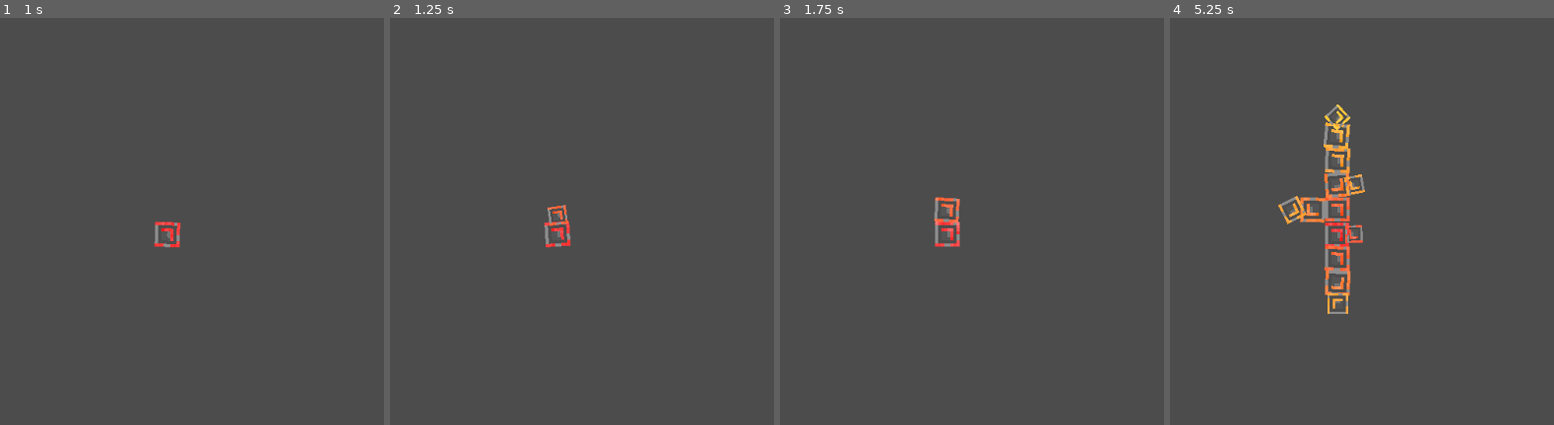
Above: before the commit, frames 1-4 (left to right).
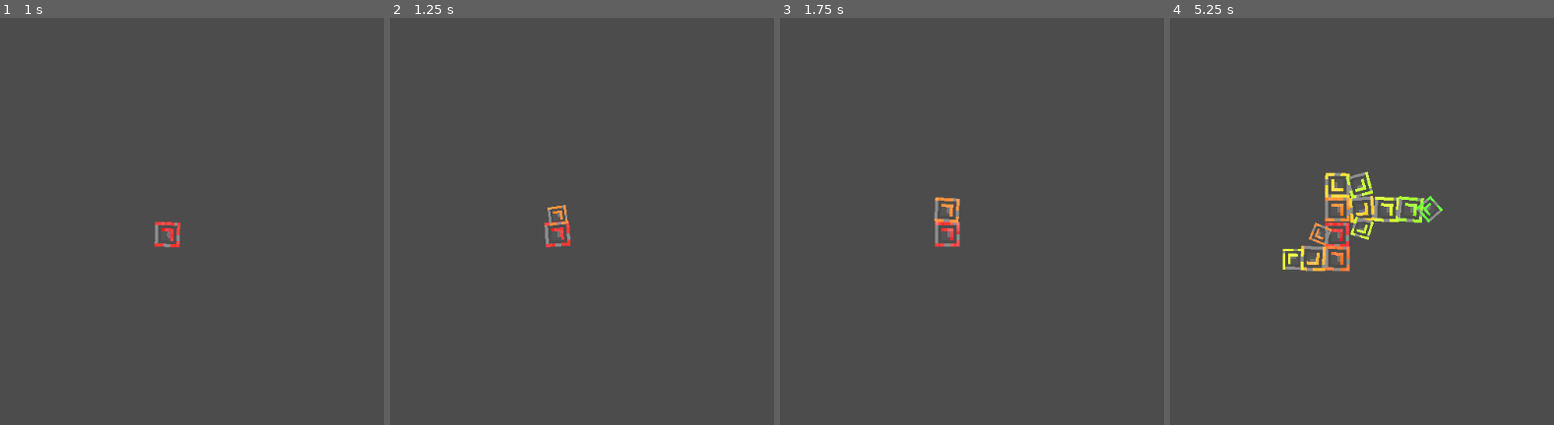
Above: after the commit, the same moments.

Repository: HoneyPony/your-attempt-to-avoid-certain-doom-at-the-hands-of-exponential-ish-growth-a-tower-defense-game
Game: Godot game, scene res://Game.tscn
Two runs of this game, one before a commit and one after it. Both use one fixed random seed, a clock stepped at 60 frames per second and the inputs below.
Inputs:
- Up to frame 1 (1 s): no input
- Up to frame 2 (1.25 s): no input
- Up to frame 3 (1.75 s): no input
- Up to frame 4 (5.25 s): no input

Frame 1 is identical in both runs. In frame 2, less than 0.1% of the frame differs, in the area x 41-47%, y 45-51%; in frame 3, 0.1%; in frame 4, 3.8%, in the area x 28-72%, y 21-73%.

Commit message:
Various tweaks to see how they might affect the shape

Diff:
--- a/virus/Virus.gd
+++ b/virus/Virus.gd
@@ -5,6 +5,20 @@
 
 var spawn_timer = 1.0
 var direction_preference = null
+
+var generation = 1
+
+# Only attempt to spawn a certain number of times before giving up forever.
+# (disabled for now)
+# var spawns_left = 15
+
+# "Inherited" traits:
+# Traits that intend to asymetrize the tree, by being inherited + mutated along the way.
+# Speed: how fast we make children. Some viruses will be slower or faster.
+var speed = 1.0
+
+# Strength: the highest generation allowed of this virus.
+var strength = 12
 
 func _ready():
 	parent_vc = get_parent()
@@ -21,8 +35,9 @@
 	spawn_timer -= delta
 	if spawn_timer < 0:
 		try_spawns()
+		#if spawns_left > 0:
 		# Reset timer
-		spawn_timer = parent_vc.spawn_timer_max * rand_range(0.95, 1.05)
+		spawn_timer = parent_vc.spawn_timer_max * rand_range(0.95, 1.05) * speed
 
 	# Animate the spawn/jitter effects
 	animate()
@@ -62,10 +77,20 @@
 	# Hue shift... shows child-parent relationships, as well, which might
 	# be cool
 	var hue = color.h
-	hue += rand_range(0.01, 0.04)
+	hue += rand_range(0.04, 0.08)
 	while hue > 1.0:
 		hue -= 1.0
 	v.get_node("Energy").modulate = Color.from_hsv(hue, color.s, color.v)
+
+	# Keep track of generation
+	v.generation = generation + 1
+
+	# Genetic mutation
+	v.speed = speed * rand_range(0.95, 1 / 0.95)
+	v.speed = clamp(v.speed, 0.7, 1.4)
+
+	v.strength = strength + rand_range(-2.5, 2.5)
+	v.strength = clamp(v.strength, 8, 18)
 
 	parent_vc.add_child(v)
 
@@ -74,13 +99,23 @@
 	if new_coord in parent_vc.used_coordinates:
 		return false
 
+	if new_coord in parent_vc.avoid_coordinates:
+		return false
+
 	spawn(new_coord, direction)
 	return true
 
 func try_spawns():
+	if generation >= strength:
+		return
+
 	var coord_deltas = [Vector2(0, 1), Vector2(0, -1), Vector2(1, 0), Vector2(-1, 0)]
 
-	if direction_preference != null:
+	# In order to encourage direction preferences to be more interesting,
+	# we only look at them if they aren't centered on the origin.
+	var check_direction_preference = (coord.x != 0) and (coord.y != 0)
+
+	if direction_preference != null and check_direction_preference:
 		# Some percent of the time, try to grow in the same direction.
 		if randf() < 0.8:
 			# Temporary variable to save value
@@ -94,5 +129,6 @@
 	# Try a couple times before giving up.
 	for i in range(0, 3):
 		var dir = coord_deltas[randi() % 4]
+		#spawns_left -= 1
 		if try_spawn(dir):
 			return
--- a/virus/VirusCollection.gd
+++ b/virus/VirusCollection.gd
@@ -2,6 +2,22 @@
 class_name VirusCollection
 
 var used_coordinates = { Vector2(0, 0): true }
+
+# coordinates to be avoided - so that the shapes might be more interesting..?
+var avoid_coordinates = {}
+
+func random_avoid_value():
+	# Never generate 0
+	var v = 1 + (randi() % 15)
+	if randf() < 0.5:
+		v = -v
+	return v
+
+
+func _ready():
+	for i in range(0, 60):
+		var a = Vector2(random_avoid_value(), random_avoid_value())
+		avoid_coordinates[a] = true
 
 # Controls the spawn timer of all child viruses.
 var spawn_timer_max = 2.0
